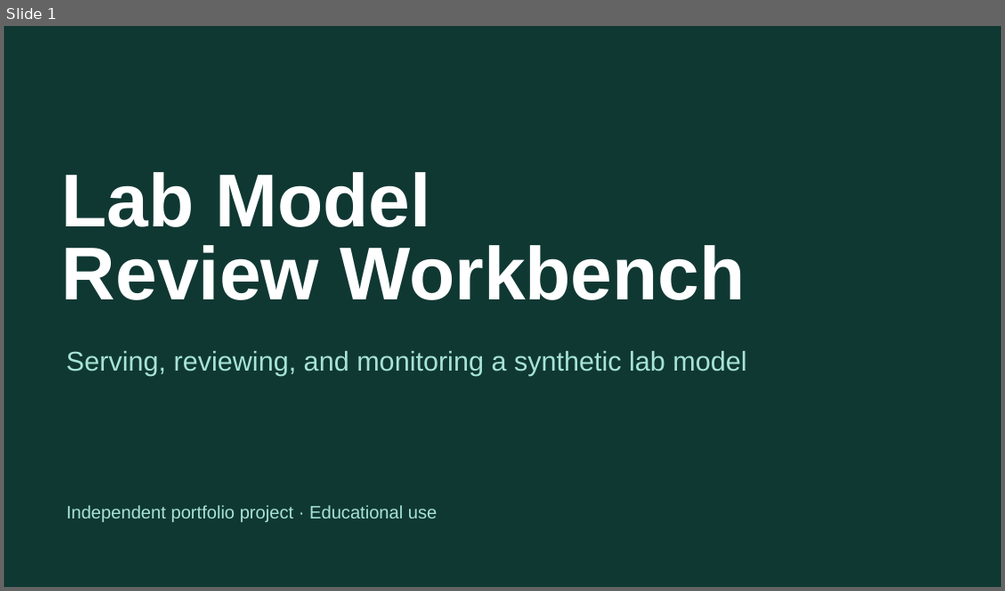
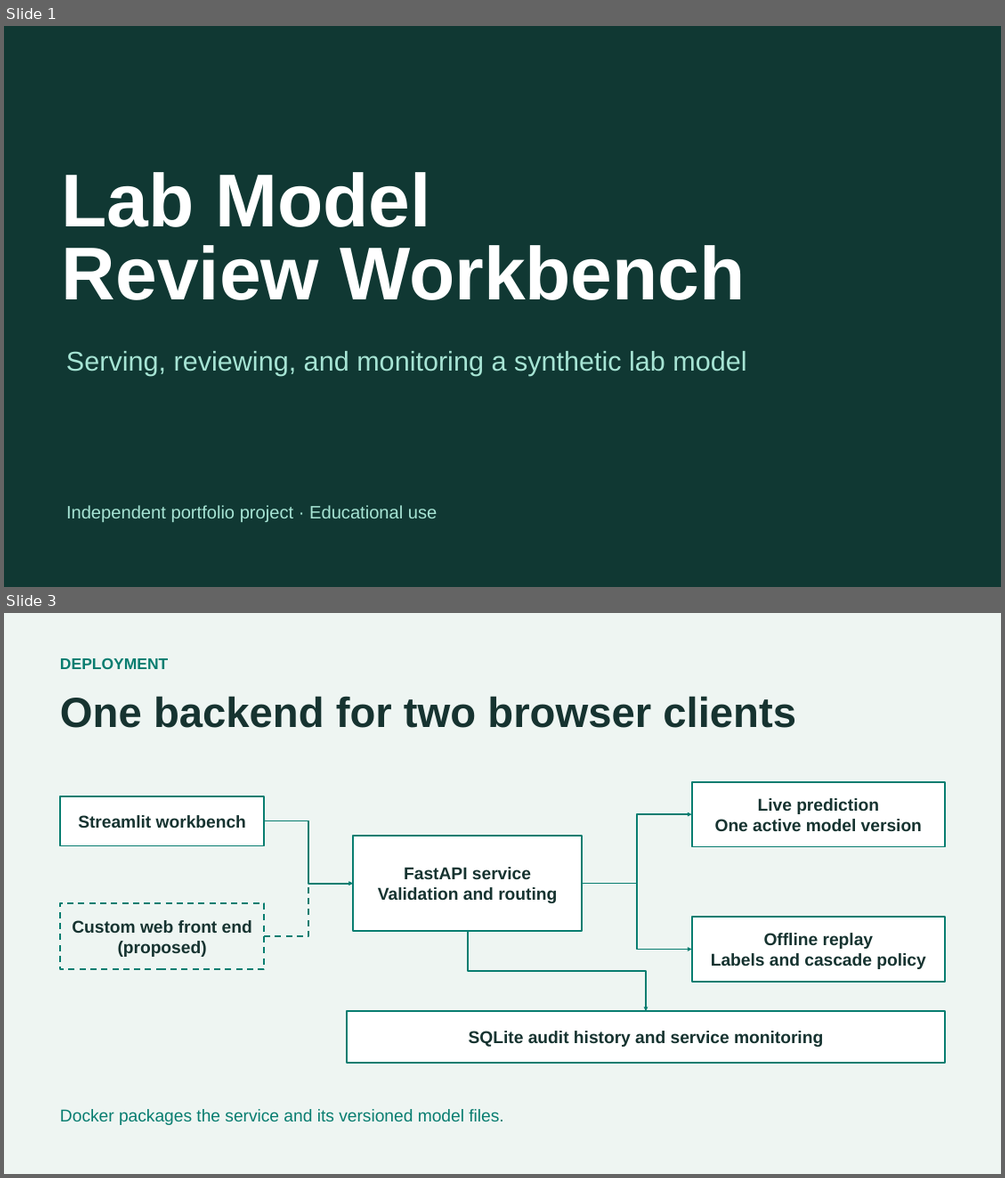
Before and after one commit to LoWeT3469/lab-model-review-workbench, a slide deck: docs/lab-workbench-slides.pptx. Shown one above the other, each under a label of ours: slide 1 before the commit, slides 1 and 3 after it; the slides between them are not shown. The pictures are 1005x591 and 1005x1178 pixels, drawn with LibreOffice and Linux fonts; fonts in the diff are those of the drawing. Boxes give left, top, right and bottom in pixels: in the first picture for what was removed or moved away, otherwise in the second. Text is boxed around its words. In the diff, an @@ line names an element or a change of style, - is before the commit and + after.

Commit message:
Add label feedback replay and deployment architecture

```diff
--- a/docs/lab-workbench-slides.pptx
+++ b/docs/lab-workbench-slides.pptx
@@ slide 3 added at <box>4,613,1001,1174</box>, background #EEF5F2 @@
@@ text added at <box>60,657,168,669</box>, 15 pt, text #087D70, bold @@
+DEPLOYMENT
@@ text added at <box>60,696,796,728</box>, 40.5 pt, text #163330, bold @@
+One backend for two browser clients
@@ rectangle added at <box>60,796,264,846</box>, fill #FFFFFF, outline #087D70 1.5 pt, 16.5 pt, text #163330, bold @@
+Streamlit workbench
@@ rectangle added at <box>692,782,946,846</box>, fill #FFFFFF, outline #087D70 1.5 pt, 16.5 pt, text #163330, bold @@
+Live prediction
+One active model version
@@ elbow arrow added from (264, 821) to (353, 883), #087D70 1.5 pt @@
@@ elbow arrow added from (582, 883) to (692, 814), #087D70 1.5 pt @@
@@ rectangle added at <box>353,835,582,931</box>, fill #FFFFFF, outline #087D70 1.5 pt, 16.5 pt, text #163330, bold @@
+FastAPI service
+Validation and routing
@@ rectangle added at <box>60,904,264,970</box>, fill #EEF5F2, outline #087D70 1.5 pt dashed, 16.5 pt, text #163330, bold @@
+Custom web front end
+(proposed)
@@ elbow arrow added from (264, 936) to (353, 883), #087D70 1.5 pt dashed @@
@@ elbow arrow added from (582, 883) to (692, 949), #087D70 1.5 pt @@
@@ elbow arrow added from (468, 931) to (646, 1011), #087D70 1.5 pt @@
@@ rectangle added at <box>692,916,946,981</box>, fill #FFFFFF, outline #087D70 1.5 pt, 16.5 pt, text #163330, bold @@
+Offline replay
+Labels and cascade policy
@@ rectangle added at <box>347,1011,945,1062</box>, fill #FFFFFF, outline #087D70 1.5 pt, 16.5 pt, text #163330, bold @@
+SQLite audit history and service monitoring
@@ text added at <box>60,1109,503,1125</box>, 16.5 pt, text #087D70 @@
+Docker packages the service and its versioned model files.
```
Also in this commit, not shown: 1 slide changed, 1 other slide added, 2 slides removed, 11 other files.
